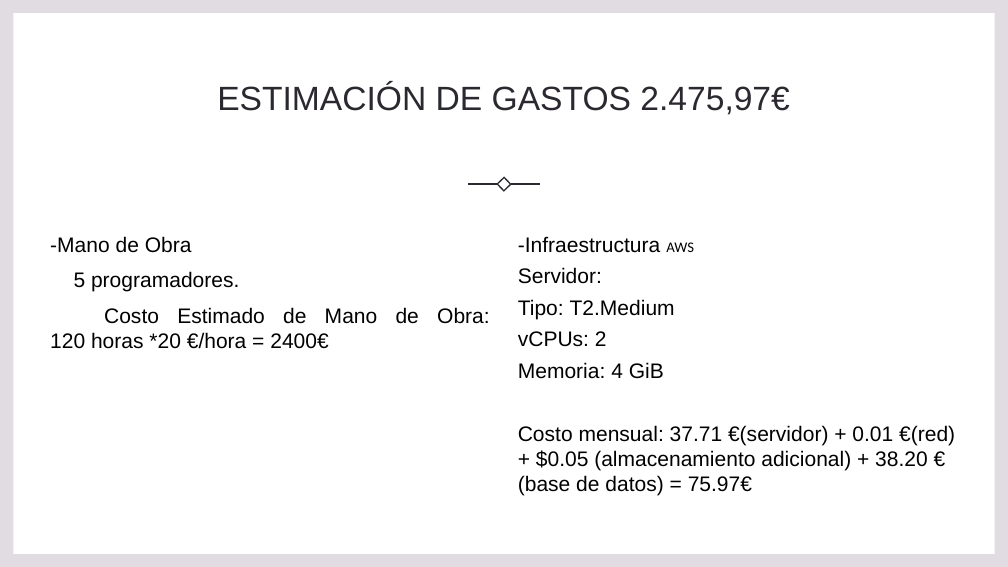
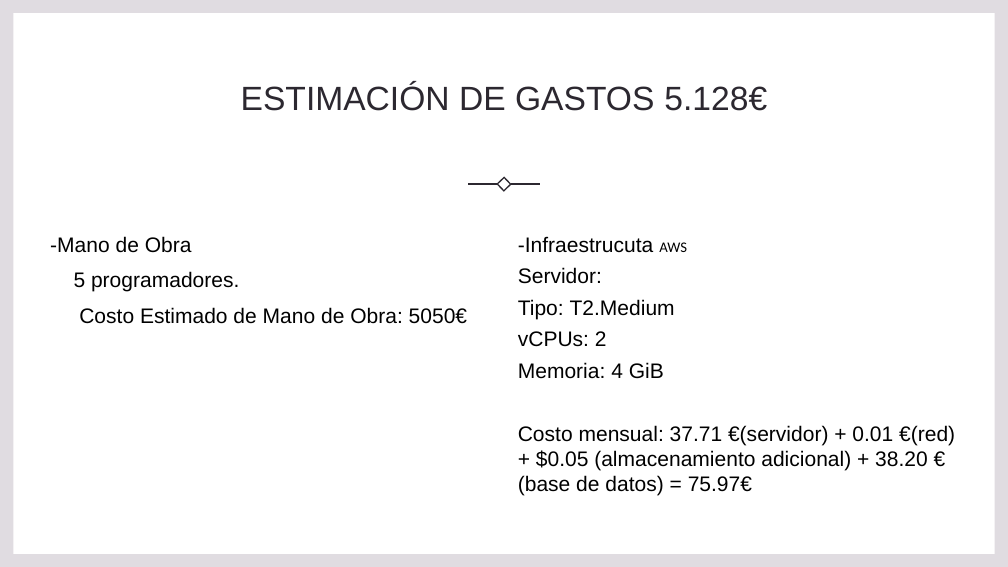
Before and after one commit to Madirex/nest-rest-bookstore, a slide deck: slide 8 of Nullers.pptx. Drawn at 1008x567 pixels with LibreOffice and Linux fonts; fonts in the diff are those of the drawing. Boxes give left, top, right and bottom in pixels: in the first picture for what was removed or moved away, otherwise in the second. Text is boxed around its words. In the diff, an @@ line names an element or a change of style, - is before the commit and + after.

```diff
--- a/Nullers.pptx
+++ b/Nullers.pptx
@@ title at box(241, 83, 767, 111): text changed @@
-ESTIMACIÓN DE GASTOS 2.475,97€
+ESTIMACIÓN DE GASTOS 5.128€
@@ text at box(518, 236, 687, 253): text changed @@
--Infraestructura AWS
+-Infraestrucuta AWS
@@ text at box(79, 307, 467, 324): text changed @@
-Costo Estimado de Mano de Obra: 120 horas *20 €/hora = 2400€
+Costo Estimado de Mano de Obra: 5050€
```
Also in this commit, not shown: 4 other slides changed, 1 other file.
